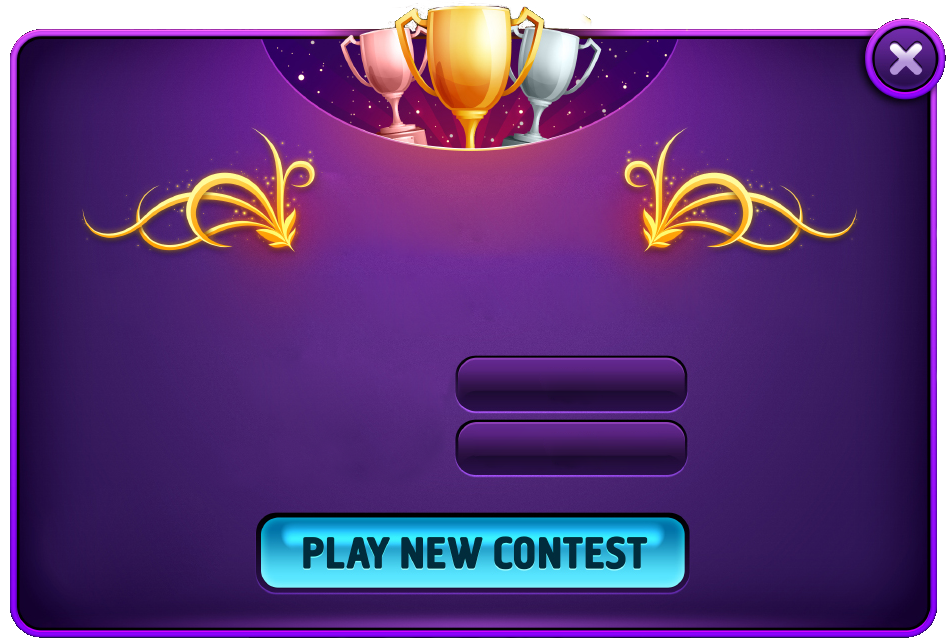
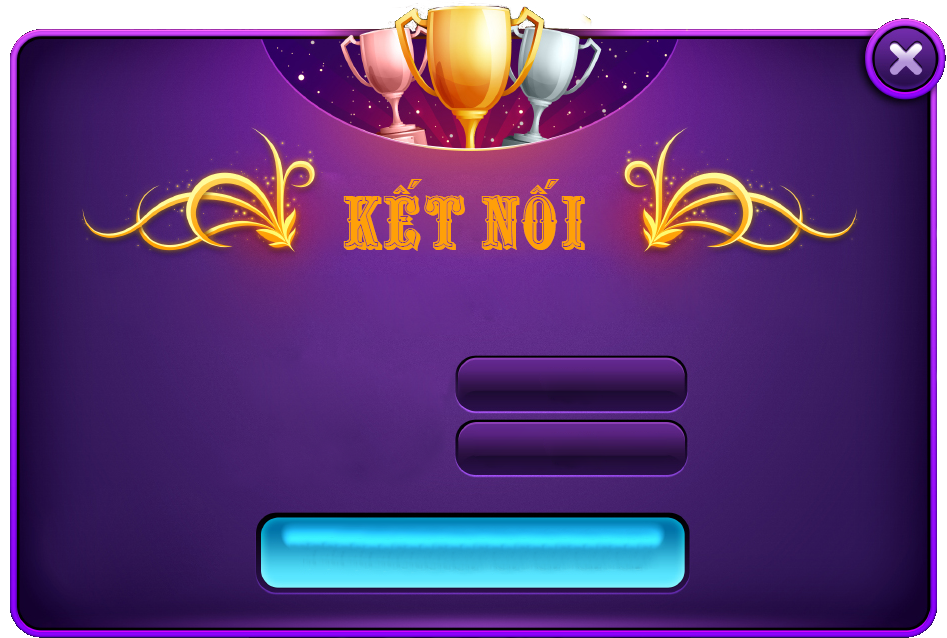
Before/after of a 947×638 layered artwork. What changed in the layer stack:
added layer "Keát noái" above "Layer 2" over [343, 179, 585, 251]
painted on "Layer 1" over [289, 517, 665, 589]
